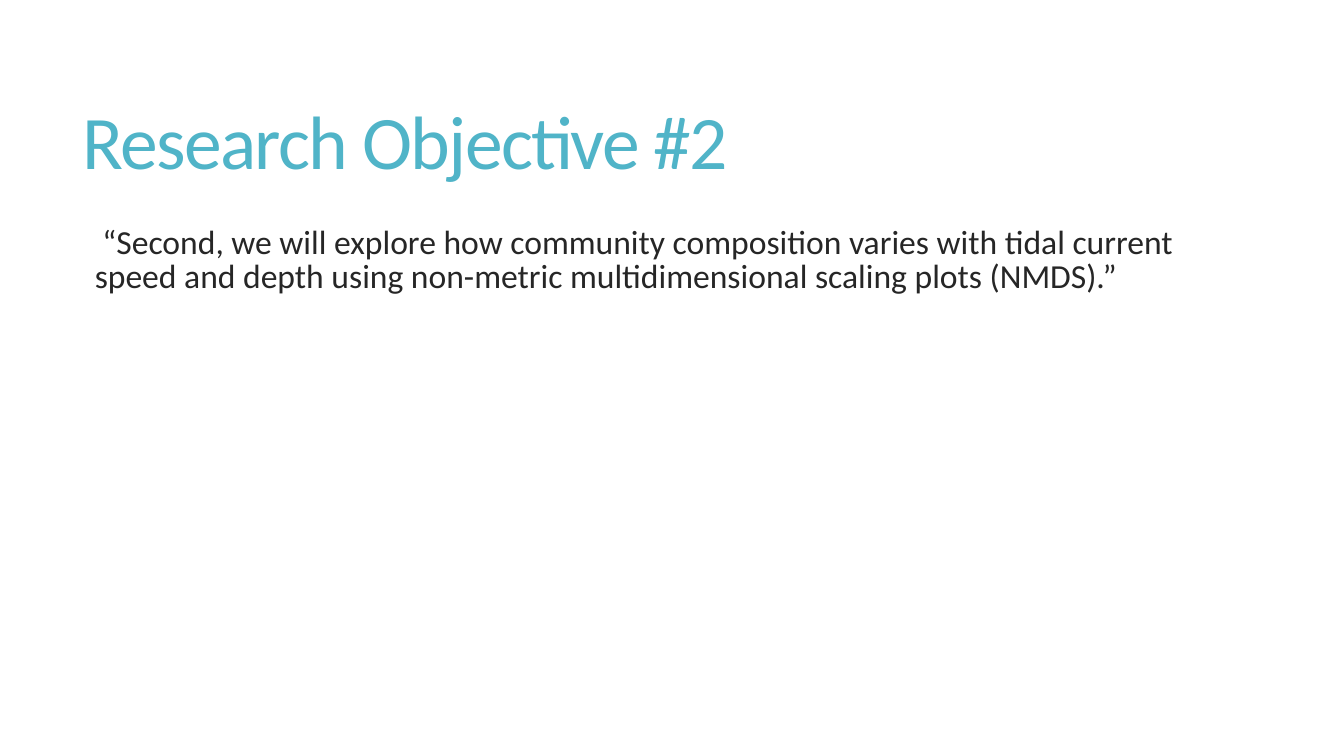
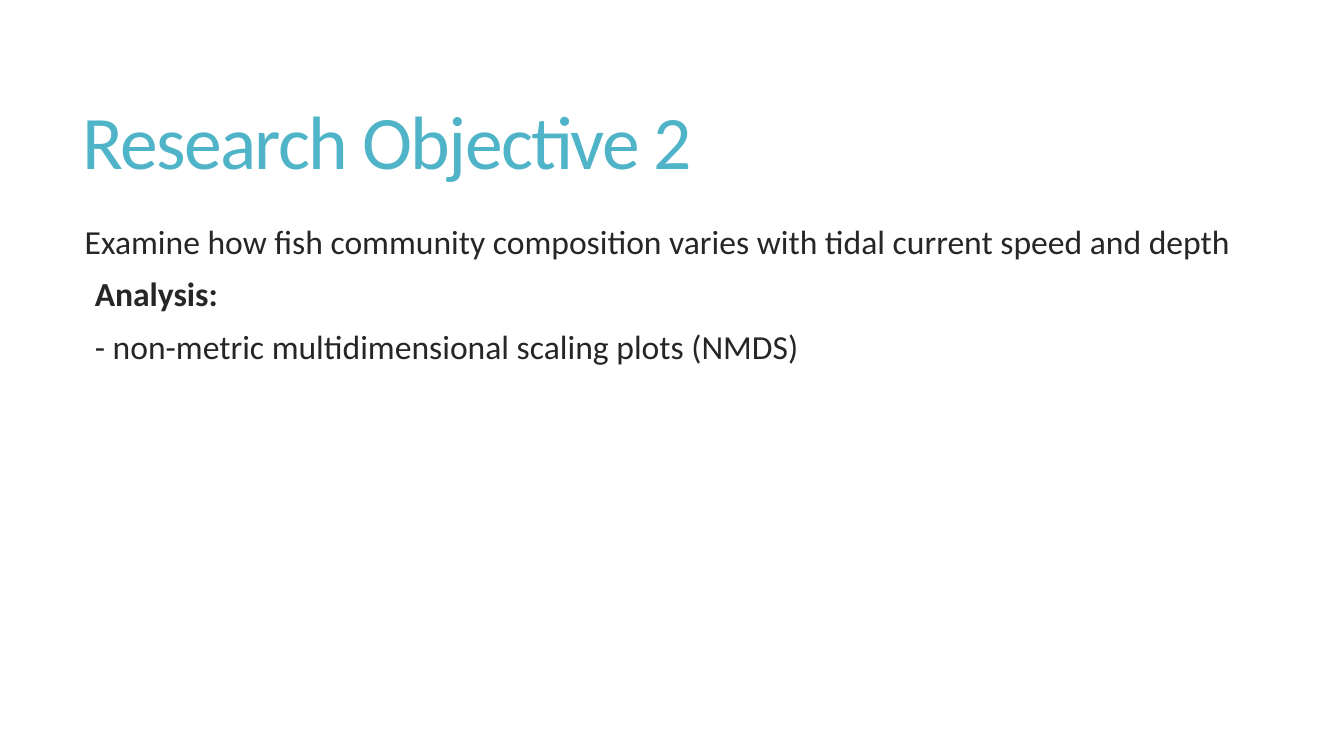
Before and after one commit to fionatfrancis/HiLo-Fish, a slide deck: slide 8 of HiLoAnalysisUpdate.pptx (slide 4 before the commit). Drawn at 1344x756 pixels with LibreOffice and Linux fonts; fonts in the diff are those of the drawing. Boxes give left, top, right and bottom in pixels: in the first picture for what was removed or moved away, otherwise in the second. Text is boxed around its words. In the diff, an @@ line names an element or a change of style, - is before the commit and + after.

```diff
--- a/HiLoAnalysisUpdate.pptx
+++ b/HiLoAnalysisUpdate.pptx
@@ title at [83,116,692,182]: text changed @@
-Research Objective #2
+Research Objective 2
@@ text at [85,230,1230,365]: text changed @@
-  “Second, we will explore how community composition varies with tidal current speed and depth using non-metric multidimensional scaling plots (NMDS).”
+Examine how fish community composition varies with tidal current speed and depth
+  Analysis:
+  - non-metric multidimensional scaling plots (NMDS)
```
Also in this commit, not shown: 4 other slides changed, 6 slides added, 2 slides removed.
